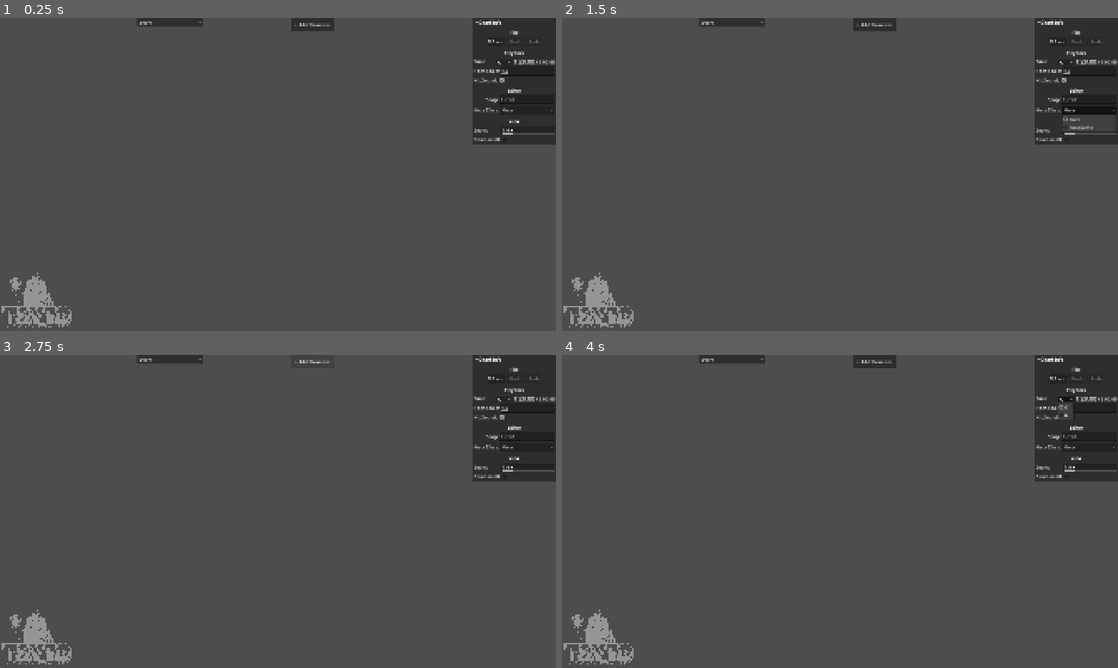
Above: before the commit, frames 1-4 (two rows, left to right).
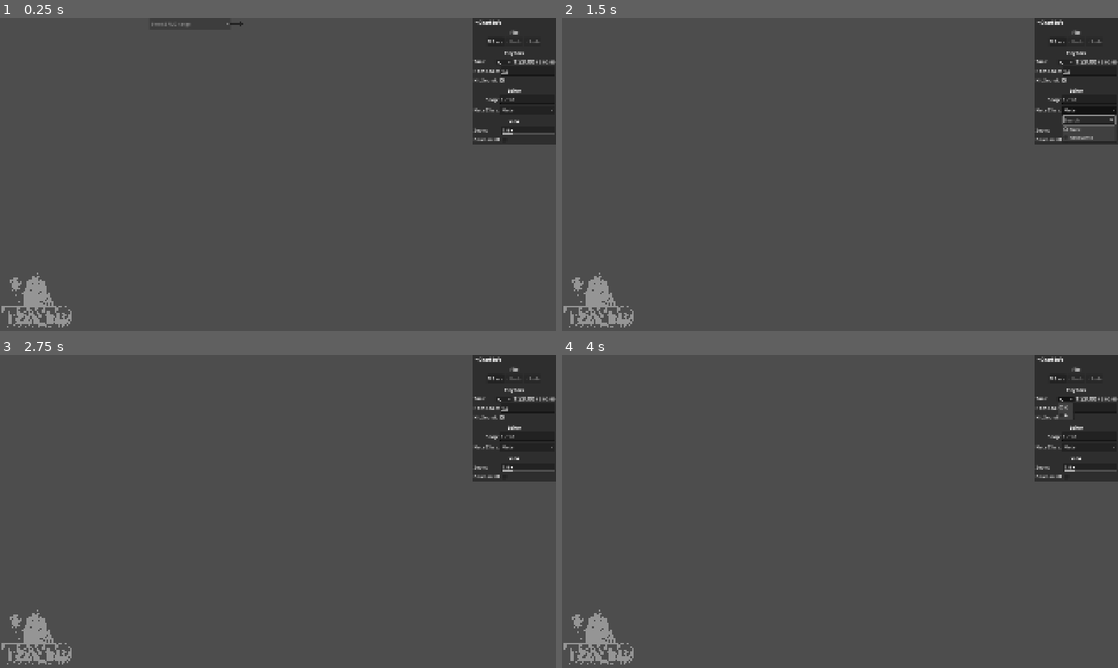
Above: after the commit, the same moments.

Repository: B3GD/b3gd
Game: Godot game, scene res://b3gd/chart_editor/chart_editor.tscn
Two runs of this game, one before a commit and one after it. Both use one fixed random seed, a clock stepped at 60 frames per second and the inputs below. This scene is started directly instead of the project's main scene. Sound files missing from this copy of the repository are replaced by a short silence.
Inputs (mouse positions are in pixels of both pictures, inside the frame that each line leads up to):
- Up to frame 1 (0.25 s): no input
- Up to frame 2 (1.5 s): click (734, 21) at 0.5 s, where only the run before the commit has a clickable "Event"; click "Note" at 1.25 s
- Up to frame 3 (2.75 s): click (311, 361) at 2 s, where only the run before the commit has a clickable "+ Add Strumline"
- Up to frame 4 (4 s): click "Save" at 2.75 s; click (1067, 398) at 3.5 s

The runs differ from the first frame. In frame 1, 0.4% of the frame differs, in the area x 24-61%, y 0-5%; in frame 2, 0.9%, in the area x 24-100%, y 0-40%; in frame 3, 0.3%; in frame 4, 0.6%.
Error in both runs: Invalid access to property or key 'strum_lines' on a base object of type 'null instance'. (res://b3gd/chart_editor/fake_note_manager.gd:15)

Commit message:
mehhh kinda

Diff:
--- a/b3gd/chart_data/chart.gd
+++ b/b3gd/chart_data/chart.gd
@@ -1,4 +1,6 @@
 class_name Chart extends Resource
+
+const abstract = false
 
 @export var metadata:ChartMetadata
 @export var tracks:ChartTracks
--- a/b3gd/chart_data/event.gd
+++ b/b3gd/chart_data/event.gd
@@ -1,4 +1,4 @@
-class_name Event extends Resource
+@abstract class_name Event extends Resource
 
 var parent: Node
 @export var time: float = 0
--- a/b3gd/chart_data/events/internal/tween_event.gd
+++ b/b3gd/chart_data/events/abstract/tween_event.gd
@@ -39,4 +39,4 @@
 	).set_trans(transition).set_ease(ease_type)
 
 	if tween_tracker.node != null:
-		tween_tracker.node.zoom_tween = tween
+		tween_tracker.node.zoom_tween = current_tween
--- a/b3gd/chart_data/note.gd
+++ b/b3gd/chart_data/note.gd
@@ -1,4 +1,6 @@
 class_name Note extends Resource
+
+const abstract = false
 
 # Needed for chart data
 ## The time the note occurs in seconds.
@@ -17,6 +19,3 @@
 # If note functions return false, the default behaviour will be ignored.
 func note_miss() -> bool:
 	return true
-
-func update() -> void:
-	pass
--- a/b3gd/chart_editor/chart_data_editor.gd
+++ b/b3gd/chart_editor/chart_data_editor.gd
@@ -13,12 +13,25 @@
 	return song_audio_player.get_seconds_from_beat(beat)
 
 func add_note(strum_line, receptor, time, length):
-	var new_note = Note.new()
+	var new_note = load(%EditorNoteClassBox.class_paths[%EditorNoteClassBox.selected]).new()
 	new_note.time = time
 	new_note.length = length
 	chart_source.chart.strum_lines[strum_line].receptors[receptor].notes.append(new_note)
 	chart_source.chart.strum_lines[strum_line].receptors[receptor].notes.sort_custom(sort_ascending)
 	chart_loader.load_notes(false)
+
+func add_event(time):
+	var new_event = load(%EditorEventClassBox.class_paths[%EditorEventClassBox.selected]).new()
+	new_event.time = time
+	var max_lane_at_pos = -1
+	for event in chart_source.chart.events:
+		if abs(event.time - time) < 0.05:
+			max_lane_at_pos = max(max_lane_at_pos, event.lane)
+	new_event.lane = max_lane_at_pos + 1
+
+	chart_source.chart.events.append(new_event)
+	chart_source.chart.events.sort_custom(sort_ascending)
+
 
 func remove_note(strum_line, receptor, time):
 	var notes = chart_source.chart.strum_lines[strum_line].receptors[receptor].notes
--- a/b3gd/chart_editor/chart_editor.tscn
+++ b/b3gd/chart_editor/chart_editor.tscn
@@ -9,7 +9,9 @@
 [ext_resource type="Script" uid="uid://cy0rk72xgrung" path="res://b3gd/chart_editor/event_editing/event_class_box.gd" id="6_sjv8v"]
 [ext_resource type="PackedScene" uid="uid://b507lgcilwgxq" path="res://b3gd/chart_editor/event_editing/event_box.tscn" id="7_7xm88"]
 [ext_resource type="Script" uid="uid://dsxriov1ftjvw" path="res://b3gd/chart_editor/note_editing/strumline_container.gd" id="8_laud3"]
+[ext_resource type="Script" uid="uid://bkaf2otcreksg" path="res://b3gd/chart_editor/event_maker.gd" id="8_n0gnj"]
 [ext_resource type="PackedScene" uid="uid://dkros47lrg8sl" path="res://b3gd/chart_editor/note_editing/strum_line.tscn" id="9_8lyhl"]
+[ext_resource type="Texture2D" uid="uid://cka5y22a126yx" path="res://b3gd/chart_editor/event_editing/arrow.png" id="10_0pt3y"]
 [ext_resource type="Texture2D" uid="uid://cq03bxqwqbpqd" path="res://b3gd/chart_editor/chart_info/inspector.png" id="10_8v0hc"]
 [ext_resource type="Texture2D" uid="uid://cqccpwijdgqui" path="res://b3gd/chart_editor/chart_info/save.png" id="11_05qb2"]
 [ext_resource type="Texture2D" uid="uid://bd4ucgm5uh2qb" path="res://b3gd/chart_editor/chart_info/undo.png" id="12_8uoir"]
@@ -141,12 +143,6 @@
 theme_override_constants/separation = 0
 alignment = 1
 
-[node name="EventClassBox" type="OptionButton" parent="EditorUI/UIContainer/WorkAreaScroll/Container" unique_id=686199424]
-layout_mode = 2
-size_flags_vertical = 0
-focus_mode = 0
-script = ExtResource("6_sjv8v")
-
 [node name="EditorEventContainer" type="Control" parent="EditorUI/UIContainer/WorkAreaScroll/Container" unique_id=833418235]
 unique_name_in_owner = true
 custom_minimum_size = Vector2(300, 0)
@@ -154,6 +150,46 @@
 script = ExtResource("6_0pt3y")
 event_box_scene = ExtResource("7_7xm88")
 event_lane_width = 160
+
+[node name="_EventMaker" type="Control" parent="EditorUI/UIContainer/WorkAreaScroll/Container/EditorEventContainer" unique_id=786892059]
+layout_mode = 1
+offset_right = 180.0
+offset_bottom = 40.0
+script = ExtResource("8_n0gnj")
+
+[node name="EditorEventClassBox" type="OptionButton" parent="EditorUI/UIContainer/WorkAreaScroll/Container/EditorEventContainer/_EventMaker" unique_id=686199424]
+unique_name_in_owner = true
+layout_mode = 1
+anchors_preset = 9
+anchor_bottom = 1.0
+offset_left = -147.0
+offset_right = 134.0
+grow_vertical = 2
+size_flags_vertical = 0
+focus_mode = 0
+disabled = true
+fit_to_longest_item = false
+search_bar_enabled = true
+script = ExtResource("6_sjv8v")
+hidden_classes = PackedStringArray("Event", "EventTween")
+
+[node name="Arrow" type="NinePatchRect" parent="EditorUI/UIContainer/WorkAreaScroll/Container/EditorEventContainer/_EventMaker" unique_id=869931859]
+modulate = Color(1, 1, 1, 0.53333336)
+custom_minimum_size = Vector2(0, 18)
+layout_mode = 1
+anchors_preset = -1
+anchor_right = 0.99700004
+anchor_bottom = 1.0
+offset_left = 134.0
+offset_top = 11.0
+offset_right = -0.124053955
+offset_bottom = -11.0
+size_flags_horizontal = 3
+size_flags_vertical = 4
+texture = ExtResource("10_0pt3y")
+patch_margin_left = 4
+patch_margin_right = 17
+axis_stretch_horizontal = 1
 
 [node name="EditorStrumLineContainer" type="HBoxContainer" parent="EditorUI/UIContainer/WorkAreaScroll/Container" unique_id=251519595]
 unique_name_in_owner = true
@@ -169,6 +205,7 @@
 layout_mode = 2
 
 [node name="AddStrumlineButton" type="Button" parent="EditorUI/UIContainer/WorkAreaScroll/Container" unique_id=166877994]
+visible = false
 custom_minimum_size = Vector2(0, 47)
 layout_mode = 2
 size_flags_horizontal = 4
@@ -507,10 +544,12 @@
 layout_mode = 2
 text = "Note Class:"
 
-[node name="NoteClassBox" type="OptionButton" parent="EditorUI/UIContainer/FieldScroll/Container/ChartInfoPanel/Margin/HBox/EditorFieldContainer" unique_id=758585293]
+[node name="EditorNoteClassBox" type="OptionButton" parent="EditorUI/UIContainer/FieldScroll/Container/ChartInfoPanel/Margin/HBox/EditorFieldContainer" unique_id=758585293]
+unique_name_in_owner = true
 layout_mode = 2
 size_flags_horizontal = 3
 focus_mode = 0
+search_bar_enabled = true
 script = ExtResource("18_yfv2k")
 
 [node name="EditorSeperator" type="HSeparator" parent="EditorUI/UIContainer/FieldScroll/Container/ChartInfoPanel/Margin/HBox" unique_id=631681473]
@@ -700,5 +739,6 @@
 offset_bottom = 132.0
 texture = ExtResource("22_x2ptl")
 
+[connection signal="item_selected" from="EditorUI/UIContainer/WorkAreaScroll/Container/EditorEventContainer/_EventMaker/EditorEventClassBox" to="EditorUI/UIContainer/WorkAreaScroll/Container/EditorEventContainer/_EventMaker" method="_on_editor_event_class_box_item_selected"]
 [connection signal="pressed" from="EditorUI/UIContainer/FieldScroll/Container/ChartInfoPanel/Margin/HBox/FileButtons/SaveButton" to="ChartSaver" method="_on_save_button_pressed"]
 [connection signal="value_changed" from="EditorUI/UIContainer/FieldScroll/Container/ChartInfoPanel/Margin/HBox/PitchScaleContainer/EditorPitchScale" to="EditorUI/UIContainer/FieldScroll/Container/ChartInfoPanel/Margin/HBox/PitchScaleContainer/EditorPitchScale" method="_on_value_changed"]
--- a/b3gd/chart_editor/event_editing/event_class_box.gd
+++ b/b3gd/chart_editor/event_editing/event_class_box.gd
@@ -1,11 +1,13 @@
 extends OptionButton
+
+@export var hidden_classes: PackedStringArray
 
 var class_paths = []
 
 func _ready() -> void:
 	for global_class in ProjectSettings.get_global_class_list():
-		var object_example = load(global_class.path).new()
-		if object_example is Event:
-
+		if load(global_class.path).new() is Event:
+			if global_class.class in hidden_classes:
+				continue
 			add_item(global_class.class)
 			class_paths.append(global_class.path)
--- a/b3gd/chart_editor/event_editing/event_view_arranger.gd
+++ b/b3gd/chart_editor/event_editing/event_view_arranger.gd
@@ -26,15 +26,19 @@
 
 	for i in get_children().size():
 		var event_box = get_children()[i]
+		if event_box.name.begins_with("_"):
+			continue
 		if event_box.get_node("Button").button_pressed:
-			event_selected = i
-			if i != previous_selected:
+			event_selected = i - 1
+			if i != previous_selected and previous_selected != -1:
 				unselect_previous = true
 	if unselect_previous:
-		get_children()[previous_selected].get_node("Button").button_pressed = false
+		get_children()[previous_selected + 1].get_node("Button").button_pressed = false
 
 func update_events():
 	for child in get_children():
+		if child.name.begins_with("_"):
+			continue
 		remove_child(child)
 
 	var i = 0
--- /dev/null
+++ b/b3gd/chart_editor/event_maker.gd
@@ -0,0 +1,46 @@
+extends Control
+
+@onready var chart_data_modifier := %EditorChartDataModifier
+
+var time = 1
+var lane = 1
+
+var is_mouse_over = false
+
+func _input(event: InputEvent) -> void:
+	if event is InputEventMouseButton and event.button_index == MOUSE_BUTTON_LEFT and event.is_pressed():
+		$EditorEventClassBox.disabled = false
+		if !$EditorEventClassBox.is_hovered():
+			$EditorEventClassBox.disabled = true
+		#if !$EditorEventClassBox.get_popup().visible:
+		#	$EditorEventClassBox.show_popup()
+
+func _process(delta: float) -> void:
+	var mouse_position = get_parent().get_local_mouse_position()
+	var is_mouse_over = Rect2(Vector2.ZERO, get_parent().size).has_point(mouse_position)
+
+	if !$EditorEventClassBox.disabled:
+		return
+
+	if !is_mouse_over:
+		hide()
+		return
+	else:
+		show()
+
+	var downscroll = get_parent().downscroll_toggle.button_pressed
+	var time_mouse_pos = mouse_position.y
+	var size_percent = get_parent().size.y * (0.5 + (remap(float(downscroll), 0, 1, 1, -1) * (%EditorStrumLineContainer.timeline_present_point - 0.5)))
+	time_mouse_pos -= size_percent
+	var scroll_mult = get_parent().scroll_zoom.value
+	if downscroll:
+		scroll_mult *= -1.0
+
+	time_mouse_pos /= 64 * scroll_mult
+	time_mouse_pos += get_parent().song_audio_player.song_progress_seconds
+	time_mouse_pos = %EditorChartDataModifier.get_snapped_time(time_mouse_pos)
+	time = time_mouse_pos
+
+
+func _on_editor_event_class_box_item_selected(index: int) -> void:
+	chart_data_modifier.add_event(time)
--- a/b3gd/chart_editor/note_editing/note_type_box.gd
+++ b/b3gd/chart_editor/note_editing/note_type_box.gd
@@ -1,9 +1,13 @@
 extends OptionButton
+
+@export var hidden_classes: PackedStringArray
 
 var class_paths = []
 
 func _ready() -> void:
 	for global_class in ProjectSettings.get_global_class_list():
 		if load(global_class.path).new() is Note:
+			if global_class.class in hidden_classes:
+				continue
 			add_item(global_class.class)
 			class_paths.append(global_class.path)
Renamed: b3gd/chart_data/events/internal/tween_event.gd.uid -> b3gd/chart_data/events/abstract/tween_event.gd.uid
Not shown, added: b3gd/chart_editor/event_maker.gd.uid
